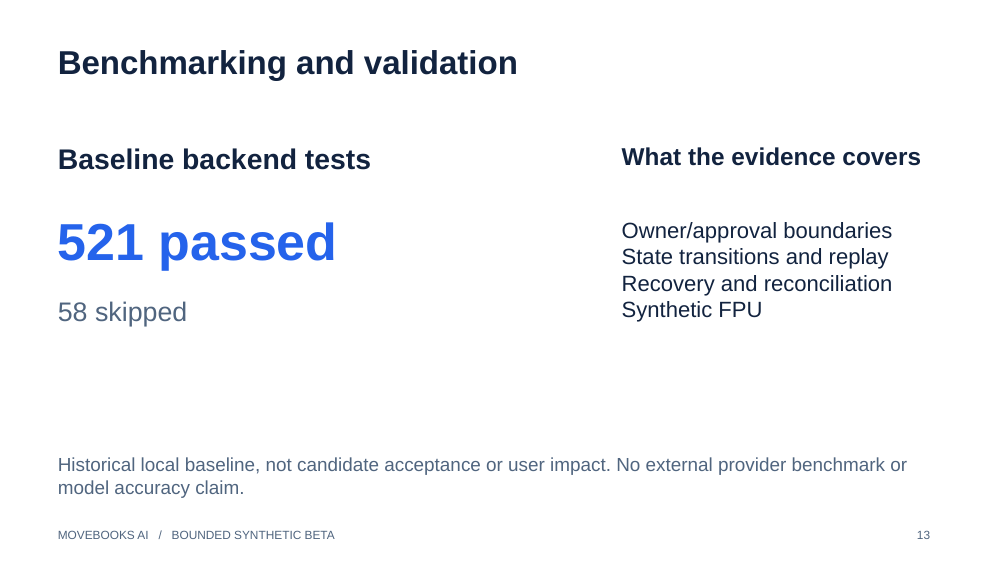
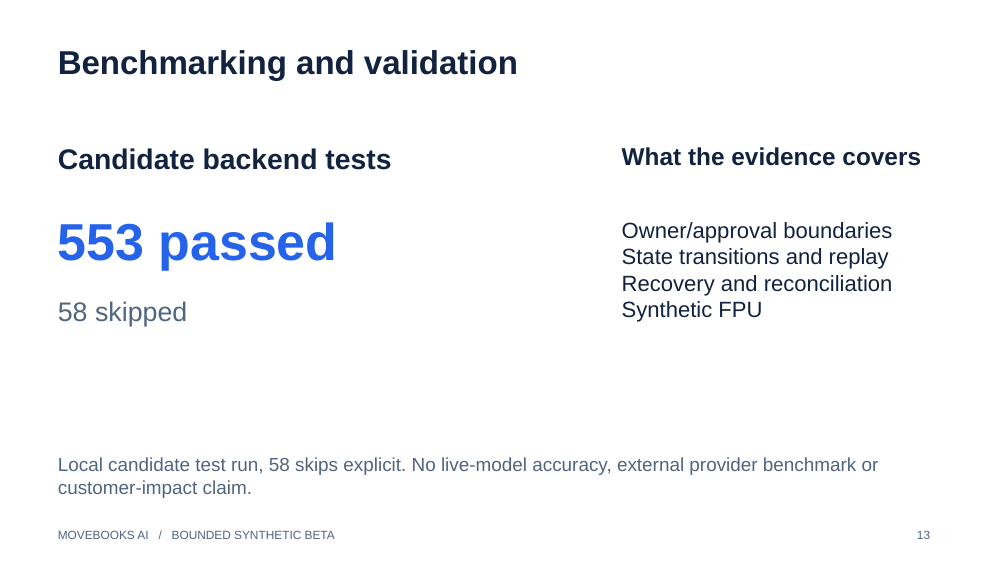
Before and after one commit to JEMathew/movers-and-ledgers, a slide deck: slide 13 of docs/submission/assets/movebooks-submission-draft.pptx. Drawn at 1008x567 pixels with LibreOffice and Linux fonts; fonts in the diff are those of the drawing. Boxes give left, top, right and bottom in pixels: in the first picture for what was removed or moved away, otherwise in the second. Text is boxed around its words. In the diff, an @@ line names an element or a change of style, - is before the commit and + after.

```diff
--- a/docs/submission/assets/movebooks-submission-draft.pptx
+++ b/docs/submission/assets/movebooks-submission-draft.pptx
@@ text at [58,148,391,170]: text changed @@
-Baseline backend tests
+Candidate backend tests
@@ text at [58,222,338,270]: text changed @@
-521 passed
+553 passed
@@ text at [58,457,879,498]: text changed @@
-Historical local baseline, not candidate acceptance or user impact. No external provider benchmark or model accuracy claim.
+Local candidate test run, 58 skips explicit. No live-model accuracy, external provider benchmark or customer-impact claim.
```
Also in this commit, not shown: 3 other slides changed, 8 other files.
